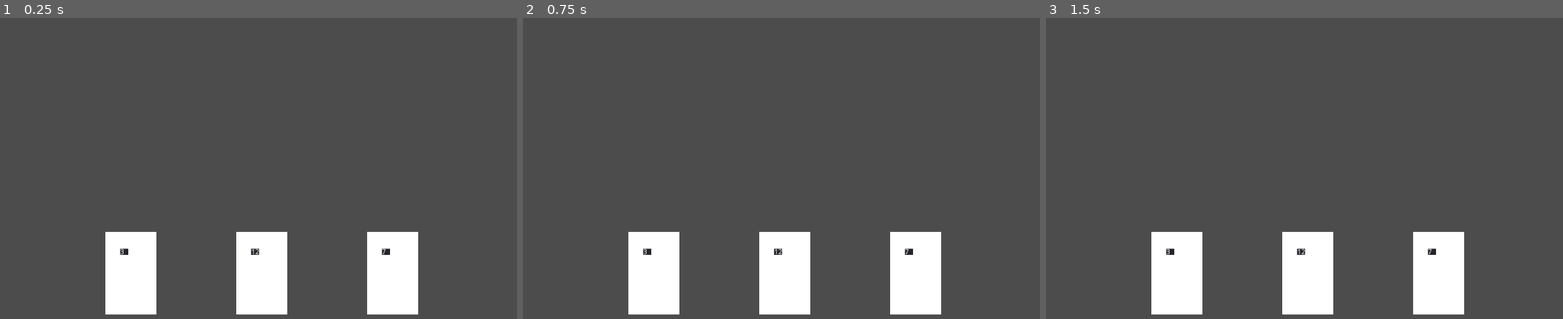
Above: before the commit, frames 1-3 (left to right).
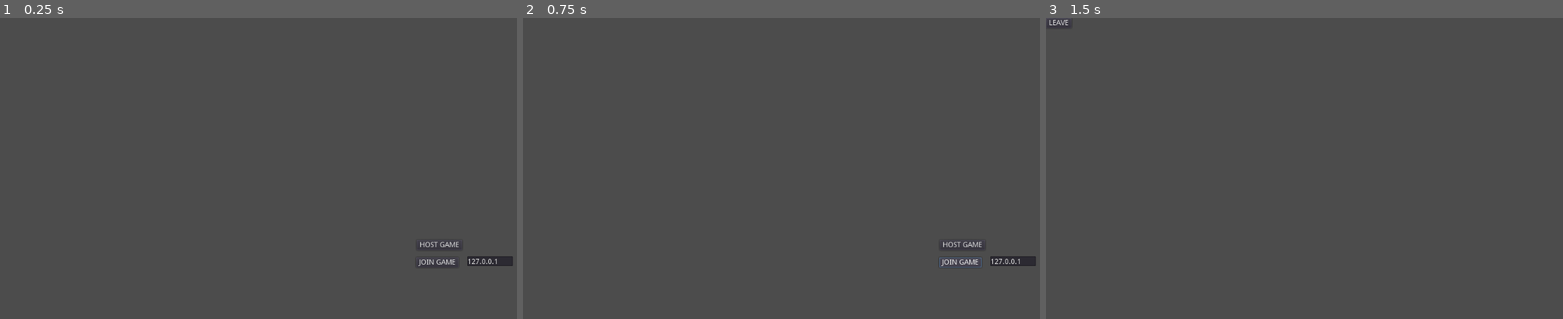
Above: after the commit, the same moments.

Repository: GalileoCap/game_cards
Game: Godot game, scene res://src/main.tscn
The game is run twice, just before and just after one commit, with the same random seed, the same clock (stepped at 60 frames per second) and the same inputs. Before the commit the project has no main scene; this scene is started directly in both runs.
Inputs (mouse positions are in pixels of both pictures, inside the frame that each line leads up to):
- Up to frame 1 (0.25 s): no input
- Up to frame 2 (0.75 s): click (962, 261) at 0.5 s, where only the run after the commit has a clickable "JOIN GAME"
- Up to frame 3 (1.5 s): click (1485, 243) at 1.25 s, where only the run after the commit has a clickable "HOST GAME"

The runs differ from the first frame. In frame 1, 8.5% of the frame differs, in the area x 20-100%, y 71-99%; in frame 2, 8.5%; in frame 3, 8.1%.
Error after the commit: Parse Error: The identifier "Number" isn't declared in the current scope. (res://src/game/cards/card.gd:42)

Commit message:
OK: HOSTING and JOINING

Diff:
--- a/project.godot
+++ b/project.godot
@@ -16,6 +16,7 @@
 [application]
 
 config/name="cards"
+run/main_scene="res://src/main.tscn"
 config/icon="res://icon.png"
 
 [autoload]
--- a/src/cards.gd
+++ /dev/null
@@ -1,21 +0,0 @@
-extends Node2D
-
-export (int) var cards = 3
-
-var RNG = RandomNumberGenerator.new()
-
-func shuffle_deck():
-	#TODO: Keep track of which cards have already been dealt
-	for i in range(cards):
-		var card = preload('res://src/cards/own_card.tscn').instance()
-		card.set_name('card_' + str(i)) #TODO: Better ID's
-		card.Number = RNG.randi_range(1, 13)
-		var Start_pos = Vector2(0, 500) #TODO: Better positioning
-		Start_pos.x = 1024 / (cards + 1) * (1 + i)
-		card.Start_pos = Start_pos
-		card.position = card.Start_pos
-		add_child(card)
-
-func _ready():
-	RNG.set_seed(0)
-	shuffle_deck()
--- a/src/cards/card.gd
+++ /dev/null
@@ -1,43 +0,0 @@
-extends StaticBody2D
-
-export (int) var Number = 0
-var Start_pos = Vector2()
-
-var Selected = false
-var Expanding = true
-
-#U: Animates the card while selected
-func animate():
-	var mouse_pos = get_viewport().get_mouse_position()
-	set_global_position(mouse_pos)
-	#A: Following the mouse
-
-#U: Starts animating the card
-func select():
-	Selected = true
-	Expanding = true
-
-#U: Stops animating the card
-func deselect():
-	Selected = false
-	Expanding = true
-
-	set_position(Start_pos)
-
-func _input_event(viewport, event, shape_idx):
-	if event is InputEventMouseButton:
-		if event.get_button_index() == BUTTON_LEFT:
-			if event.is_pressed():
-				#A: You just clicked on this card
-				select()
-			else:
-				#A: You just released this card
-				deselect()
-	#TODO: Differentiate if just clicking or holding the mouse
-
-func _physics_process(_delta):
-	if Selected:
-		animate()
-
-func _ready():
-	$number/label.text = str(Number)
--- a/src/cards/enemy_card.tscn
+++ /dev/null
@@ -1,33 +0,0 @@
-[gd_scene load_steps=5 format=2]
-
-[ext_resource path="res://src/cards/card.gd" type="Script" id=1]
-
-[sub_resource type="CubeMesh" id=1]
-size = Vector3( 100, 161.8, 0 )
-
-[sub_resource type="ImageTexture" id=2]
-
-[sub_resource type="RectangleShape2D" id=3]
-extents = Vector2( 50, 80.9 )
-
-[node name="enemy_card" type="StaticBody2D"]
-position = Vector2( 557.326, 455.649 )
-input_pickable = true
-script = ExtResource( 1 )
-__meta__ = {
-"_edit_group_": true
-}
-
-[node name="mesh" type="MeshInstance2D" parent="."]
-mesh = SubResource( 1 )
-texture = SubResource( 2 )
-__meta__ = {
-"_edit_lock_": true
-}
-
-[node name="col" type="CollisionShape2D" parent="."]
-visible = false
-shape = SubResource( 3 )
-__meta__ = {
-"_edit_lock_": true
-}
--- a/src/cards/own_card.tscn
+++ /dev/null
@@ -1,49 +0,0 @@
-[gd_scene load_steps=4 format=2]
-
-[ext_resource path="res://src/cards/card.gd" type="Script" id=1]
-
-[sub_resource type="CubeMesh" id=1]
-size = Vector3( 100, 161.8, 0 )
-
-[sub_resource type="RectangleShape2D" id=2]
-extents = Vector2( 50, 80.9 )
-
-[node name="own_card" type="StaticBody2D"]
-position = Vector2( 557.326, 455.649 )
-input_pickable = true
-script = ExtResource( 1 )
-__meta__ = {
-"_edit_group_": true
-}
-
-[node name="mesh" type="MeshInstance2D" parent="."]
-mesh = SubResource( 1 )
-__meta__ = {
-"_edit_lock_": true
-}
-
-[node name="col" type="CollisionShape2D" parent="."]
-visible = false
-shape = SubResource( 2 )
-__meta__ = {
-"_edit_lock_": true
-}
-
-[node name="number" type="Panel" parent="."]
-margin_left = -21.0
-margin_top = -48.0
-margin_right = -5.0
-margin_bottom = -36.0
-__meta__ = {
-"_edit_group_": true,
-"_edit_lock_": true,
-"_edit_use_anchors_": false
-}
-
-[node name="label" type="Label" parent="number"]
-margin_right = 16.0
-margin_bottom = 14.0
-__meta__ = {
-"_edit_lock_": true,
-"_edit_use_anchors_": false
-}
--- /dev/null
+++ b/src/game/cards/card.gd
@@ -0,0 +1,42 @@
+extends StaticBody2D
+
+var Start_pos = Vector2()
+
+var Selected = false
+var Expanding = true
+
+#U: Animates the card while selected
+func animate():
+	var mouse_pos = get_viewport().get_mouse_position()
+	set_global_position(mouse_pos)
+	#A: Following the mouse
+
+#U: Starts animating the card
+func select():
+	Selected = true
+	Expanding = true
+
+#U: Stops animating the card
+func deselect():
+	Selected = false
+	Expanding = true
+
+	set_position(Start_pos)
+
+func _input_event(_viewport, event, _shape_idx):
+	if event is InputEventMouseButton:
+		if event.get_button_index() == BUTTON_LEFT:
+			if event.is_pressed():
+				#A: You just clicked on this card
+				select()
+			else:
+				#A: You just released this card
+				deselect()
+	#TODO: Differentiate if just clicking or holding the mouse
+
+func _physics_process(_delta):
+	if Selected:
+		animate()
+
+func _ready():
+	$number/label.text = str(Number)
--- /dev/null
+++ b/src/game/cards/cards.gd
@@ -0,0 +1,17 @@
+extends Node2D
+
+export (int) var cards = 3
+
+var RNG = RandomNumberGenerator.new()
+
+func shuffle_deck():
+	#TODO: Keep track of which cards have already been dealt
+	for i in range(cards):
+		var card = preload('res://src/game/cards/own_card.tscn').instance()
+		card.set_name('card_' + str(i)) #TODO: Better ID's
+		card.Number = randi() % 12 + 1
+		var Start_pos = Vector2(0, 500) #TODO: Better positioning
+		Start_pos.x = 1024 / (cards + 1) * (1 + i)
+		card.Start_pos = Start_pos
+		card.position = card.Start_pos
+		add_child(card)
--- /dev/null
+++ b/src/game/cards/enemy_card.tscn
@@ -0,0 +1,33 @@
+[gd_scene load_steps=5 format=2]
+
+[ext_resource path="res://src/game/cards/card.gd" type="Script" id=1]
+
+[sub_resource type="CubeMesh" id=1]
+size = Vector3( 100, 161.8, 0 )
+
+[sub_resource type="ImageTexture" id=2]
+
+[sub_resource type="RectangleShape2D" id=3]
+extents = Vector2( 50, 80.9 )
+
+[node name="enemy_card" type="StaticBody2D"]
+position = Vector2( 557.326, 455.649 )
+input_pickable = true
+script = ExtResource( 1 )
+__meta__ = {
+"_edit_group_": true
+}
+
+[node name="mesh" type="MeshInstance2D" parent="."]
+mesh = SubResource( 1 )
+texture = SubResource( 2 )
+__meta__ = {
+"_edit_lock_": true
+}
+
+[node name="col" type="CollisionShape2D" parent="."]
+visible = false
+shape = SubResource( 3 )
+__meta__ = {
+"_edit_lock_": true
+}
--- /dev/null
+++ b/src/game/cards/own_card.tscn
@@ -0,0 +1,49 @@
+[gd_scene load_steps=4 format=2]
+
+[ext_resource path="res://src/game/cards/card.gd" type="Script" id=1]
+
+[sub_resource type="CubeMesh" id=1]
+size = Vector3( 100, 161.8, 0 )
+
+[sub_resource type="RectangleShape2D" id=2]
+extents = Vector2( 50, 80.9 )
+
+[node name="own_card" type="StaticBody2D"]
+position = Vector2( 557.326, 455.649 )
+input_pickable = true
+script = ExtResource( 1 )
+__meta__ = {
+"_edit_group_": true
+}
+
+[node name="mesh" type="MeshInstance2D" parent="."]
+mesh = SubResource( 1 )
+__meta__ = {
+"_edit_lock_": true
+}
+
+[node name="col" type="CollisionShape2D" parent="."]
+visible = false
+shape = SubResource( 2 )
+__meta__ = {
+"_edit_lock_": true
+}
+
+[node name="number" type="Panel" parent="."]
+margin_left = -21.0
+margin_top = -48.0
+margin_right = -5.0
+margin_bottom = -36.0
+__meta__ = {
+"_edit_group_": true,
+"_edit_lock_": true,
+"_edit_use_anchors_": false
+}
+
+[node name="label" type="Label" parent="number"]
+margin_right = 16.0
+margin_bottom = 14.0
+__meta__ = {
+"_edit_lock_": true,
+"_edit_use_anchors_": false
+}
--- /dev/null
+++ b/src/game/enemy.gd
@@ -0,0 +1,4 @@
+extends Node2D
+
+func shuffle_cards():
+	pass
--- /dev/null
+++ b/src/game/game.gd
@@ -0,0 +1,20 @@
+extends Node2D
+
+#U: Loads the game for this player
+func load_game():
+	$own_cards.shuffle_deck()
+	#TODO: Start waiting for player
+
+#U: Resets the game board
+func reset():
+	pass #TODO
+
+#U: Starts the game when another player joins
+func player_entered(id):
+	print(id)
+	#TODO: Stop waiting for enemy
+	#TODO: Load their card backs
+	#TODO: Throw coin to decide who's first
+
+func _ready():
+	var _tmp = get_tree().connect('network_peer_connected', self, 'player_entered')
--- /dev/null
+++ b/src/game/game.tscn
@@ -0,0 +1,20 @@
+[gd_scene load_steps=4 format=2]
+
+[ext_resource path="res://src/game/cards/cards.gd" type="Script" id=1]
+[ext_resource path="res://src/game/game.gd" type="Script" id=2]
+[ext_resource path="res://src/game/enemy.gd" type="Script" id=3]
+
+[node name="game" type="Node2D"]
+script = ExtResource( 2 )
+__meta__ = {
+"_edit_lock_": true
+}
+
+[node name="own_cards" type="Node2D" parent="."]
+script = ExtResource( 1 )
+__meta__ = {
+"_edit_lock_": true
+}
+
+[node name="enemy" type="Node2D" parent="."]
+script = ExtResource( 3 )
--- /dev/null
+++ b/src/main.gd
@@ -0,0 +1,26 @@
+extends Node
+
+#U: Loads the game and starts waiting for the other player to load in
+func load_game():
+	$main_menu.hide()
+	$game.show()
+	$game.load_game()
+	$leave.show() #TODO: Actual prompt in waiting screen
+
+#U: Goes back to the main menu
+func reset():
+	get_tree().set_network_peer(null)
+
+	$main_menu.show()
+	$game.hide()
+	$leave.hide()
+
+#U: Prompts you to leave when the enemy disconnects
+func enemy_left(_id = null):
+	$leave.show()
+	#TODO: Actual prompt
+
+func _ready():
+	var _tmp = get_tree().connect('connected_to_server', self, 'load_game')
+	_tmp = get_tree().connect('network_peer_disconnected', self, 'enemy_left')
+	_tmp = get_tree().connect('server_disconnected', self, 'enemy_left')
--- a/src/main.tscn
+++ b/src/main.tscn
@@ -1,16 +1,23 @@
-[gd_scene load_steps=2 format=2]
+[gd_scene load_steps=4 format=2]
 
-[ext_resource path="res://src/cards.gd" type="Script" id=1]
+[ext_resource path="res://src/ui/main_menu/main_menu.tscn" type="PackedScene" id=1]
+[ext_resource path="res://src/main.gd" type="Script" id=2]
+[ext_resource path="res://src/game/game.tscn" type="PackedScene" id=3]
 
-[node name="main" type="Node2D"]
+[node name="main" type="Node"]
+script = ExtResource( 2 )
+
+[node name="main_menu" parent="." instance=ExtResource( 1 )]
+
+[node name="game" parent="." instance=ExtResource( 3 )]
+visible = false
+
+[node name="leave" type="Button" parent="."]
+visible = false
+margin_right = 12.0
+margin_bottom = 20.0
+text = "LEAVE"
 __meta__ = {
-"_edit_lock_": true
+"_edit_use_anchors_": false
 }
-
-[node name="own_cards" type="Node2D" parent="."]
-script = ExtResource( 1 )
-__meta__ = {
-"_edit_lock_": true
-}
-
-[node name="enemy" type="Node2D" parent="."]
+[connection signal="pressed" from="leave" to="." method="reset"]
--- a/src/networking/networking.gd
+++ b/src/networking/networking.gd
@@ -1,29 +1,8 @@
 extends Control
 
-const PORT = 3000
-
-func user_entered(id):
+func user_entered(_id):
 	SHARED.rpc('set_player', CFG.get_info())
 	#TODO: Start game
 
-func host_room():
-	var host = NetworkedMultiplayerENet.new()
-	host.create_server(PORT, 1) #A: Max players is two
-	get_tree().set_network_peer(host)
-	enter_room()
-
-func join_room():
-	var ip = '127.0.0.1' #TODO: Choose IP
-	var host = NetworkedMultiplayerENet.new()
-	host.create_client(ip, PORT)
-	get_tree().set_network_peer(host)
-
-func enter_room():
+func _ready():
 	pass
-	#TODO: Wait until both players have joiend to start the game
-
-func _ready():
-	get_tree().connect('connected_to_server', self, 'enter_room')
-	get_tree().connect('network_peer_connected', self, 'user_entered')
-#	get_tree().connect('network_peer_disconnected', self, 'user_exited')
-#	get_tree().connect('server_disconnected', self, '_server_disconnected')
--- /dev/null
+++ b/src/ui/main_menu/main_menu.gd
@@ -0,0 +1,22 @@
+extends Control
+
+const PORT = 3000
+
+#U: Starts hosting a game
+func host():
+	var host = NetworkedMultiplayerENet.new()
+	host.create_server(PORT, 1) #A: 1+1 = Two players max
+	get_tree().set_network_peer(host)
+
+	get_node('../').load_game()
+
+#U: Joins a game
+func join():
+	var ip = $ip_input.text
+	if ip.is_valid_ip_address():
+		var host = NetworkedMultiplayerENet.new()
+		host.create_client(ip, PORT)
+		get_tree().set_network_peer(host)
+	else:
+		print('INVALID IP ADRESS %s' % ip)
+		#TODO: Warn
--- /dev/null
+++ b/src/ui/main_menu/main_menu.tscn
@@ -0,0 +1,44 @@
+[gd_scene load_steps=2 format=2]
+
+[ext_resource path="res://src/ui/main_menu/main_menu.gd" type="Script" id=1]
+
+[node name="main_menu" type="Control"]
+anchor_right = 1.0
+anchor_bottom = 1.0
+script = ExtResource( 1 )
+__meta__ = {
+"_edit_lock_": true,
+"_edit_use_anchors_": false
+}
+
+[node name="ip_input" type="TextEdit" parent="."]
+margin_left = 914.273
+margin_top = 467.442
+margin_right = 1003.27
+margin_bottom = 486.442
+text = "127.0.0.1"
+__meta__ = {
+"_edit_use_anchors_": false
+}
+
+[node name="join" type="Button" parent="."]
+margin_left = 814.155
+margin_top = 469.129
+margin_right = 897.155
+margin_bottom = 489.129
+text = "JOIN GAME"
+__meta__ = {
+"_edit_use_anchors_": false
+}
+
+[node name="host" type="Button" parent="."]
+margin_left = 815.266
+margin_top = 435.106
+margin_right = 904.266
+margin_bottom = 455.106
+text = "HOST GAME"
+__meta__ = {
+"_edit_use_anchors_": false
+}
+[connection signal="pressed" from="join" to="." method="join"]
+[connection signal="pressed" from="host" to="." method="host"]
Not shown, added: exports/card_game.pck
Not shown, added: exports/card_game.x86_64
